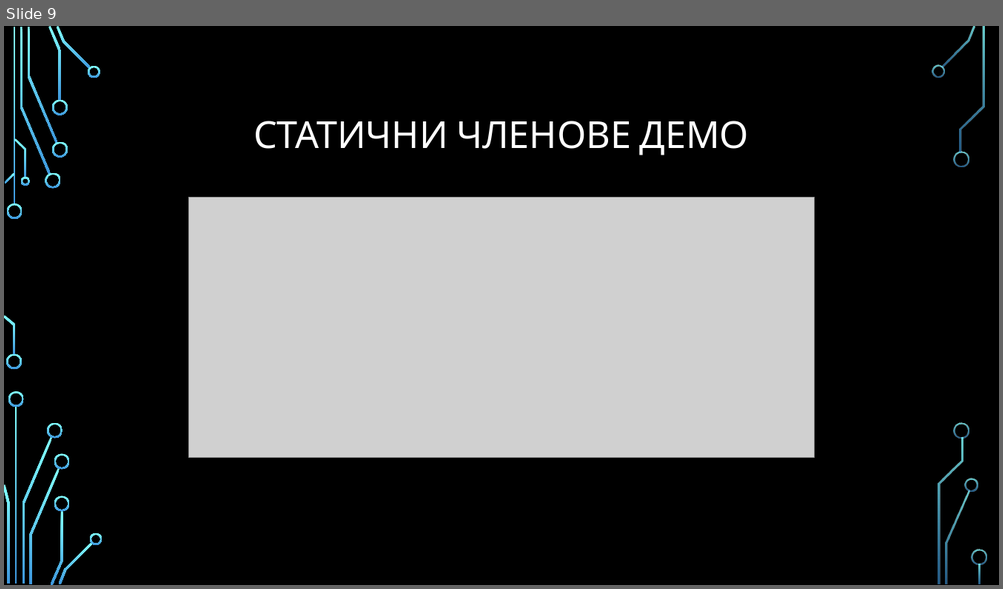
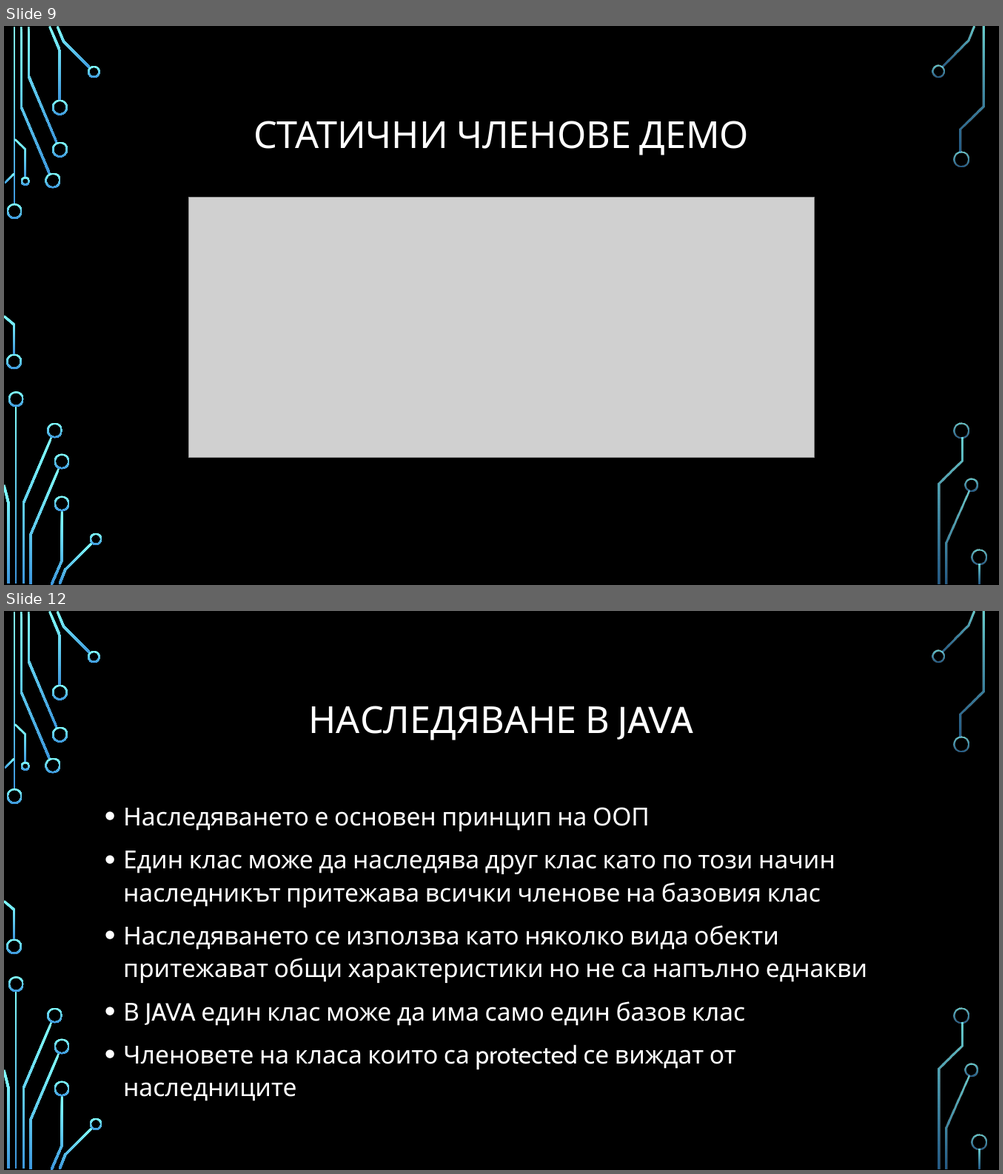
Before and after one commit to Bilyukov/java-course, a slide deck: 05.classes-and-object.pptx. Shown one above the other, each under a label of ours: slide 9 before the commit, slides 9 and 12 after it; the slides between them are not shown. The pictures are 1003x589 and 1003x1174 pixels, drawn with LibreOffice and Linux fonts; fonts in the diff are those of the drawing; grey boxes stand for pictures; background and template pictures are left out. Boxes give left, top, right and bottom in pixels: in the first picture for what was removed or moved away, otherwise in the second. Text is boxed around its words. In the diff, an @@ line names an element or a change of style, - is before the commit and + after.

```diff
--- a/05.classes-and-object.pptx
+++ b/05.classes-and-object.pptx
@@ slide 12 added at (x1=4, y1=611, x2=999, y2=1170), background picture (left out); not listed: 36 template elements that a slide beside it also shows @@
@@ title added at (x1=309, y1=706, x2=694, y2=741), 36 pt, text #FFFFFF @@
+НАСЛЕДЯВАНЕ В JAVA
@@ text added at (x1=123, y1=807, x2=867, y2=1070), 24 pt, text #FFFFFF @@
+• Наследяването е основен принцип на ООП
+• Един клас може да наследява друг клас като по този начин наследникът притежава всички членове на базовия клас
+• Наследяването се използва като няколко вида обекти притежават общи характеристики но не са напълно еднакви
+• В JAVA един клас може да има само един базов клас
+• Членовете на класа които са protected се виждат от наследниците
```
Also in this commit, not shown: 10 other slides added, 30 other files.
